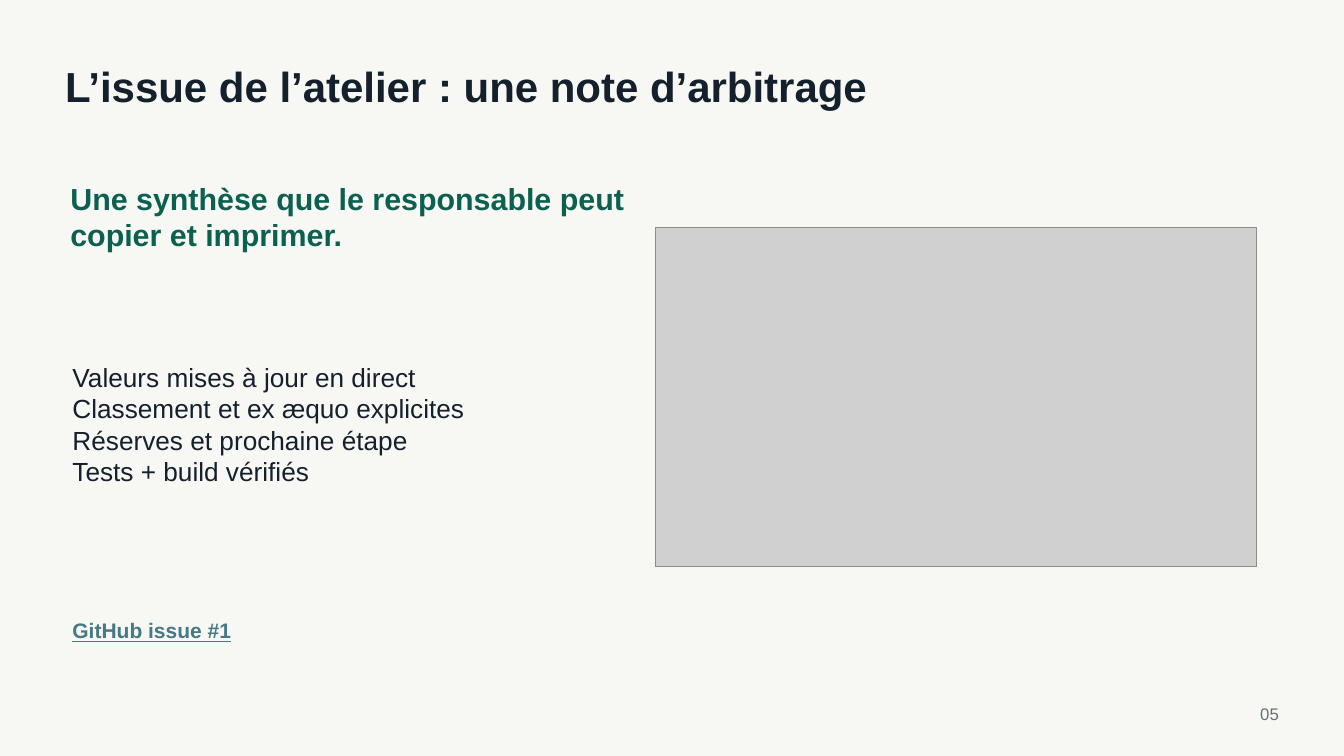
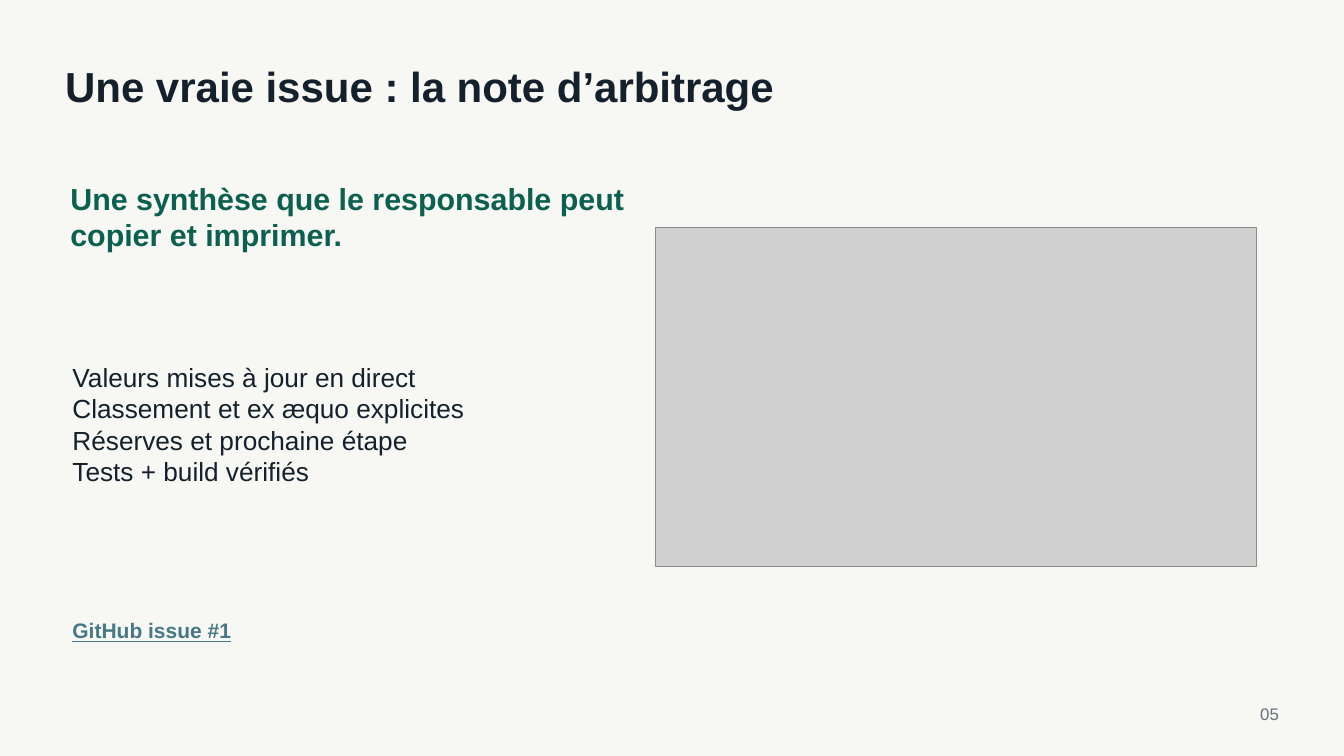
Before and after one commit to Mohamedballouch/radar-ia-casablanca-demo, a slide deck: slide 5 of workshop/slides/atelier-pdsf-pdo-casablanca.pptx. Drawn at 1344x756 pixels with LibreOffice and Linux fonts; fonts in the diff are those of the drawing; grey boxes stand for pictures. Boxes give left, top, right and bottom in pixels: in the first picture for what was removed or moved away, otherwise in the second. Text is boxed around its words. In the diff, an @@ line names an element or a change of style, - is before the commit and + after.

```diff
--- a/workshop/slides/atelier-pdsf-pdo-casablanca.pptx
+++ b/workshop/slides/atelier-pdsf-pdo-casablanca.pptx
@@ text at box(65, 71, 774, 111): text changed @@
-L’issue de l’atelier : une note d’arbitrage
+Une vraie issue : la note d’arbitrage
```
Also in this commit, not shown: 10 other slides changed, 1 slide added, 1 slide removed, 2 other files.
